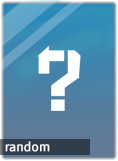
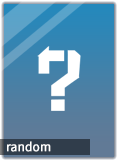
Layered file, before and after one edit (118x161). Changes by layer:
painted on "random" over 5, 141, 51, 152
moved "레이어 4" above "레이어 10" over 4, 4, 114, 152
hid "레이어 9" over 4, 0, 115, 99
